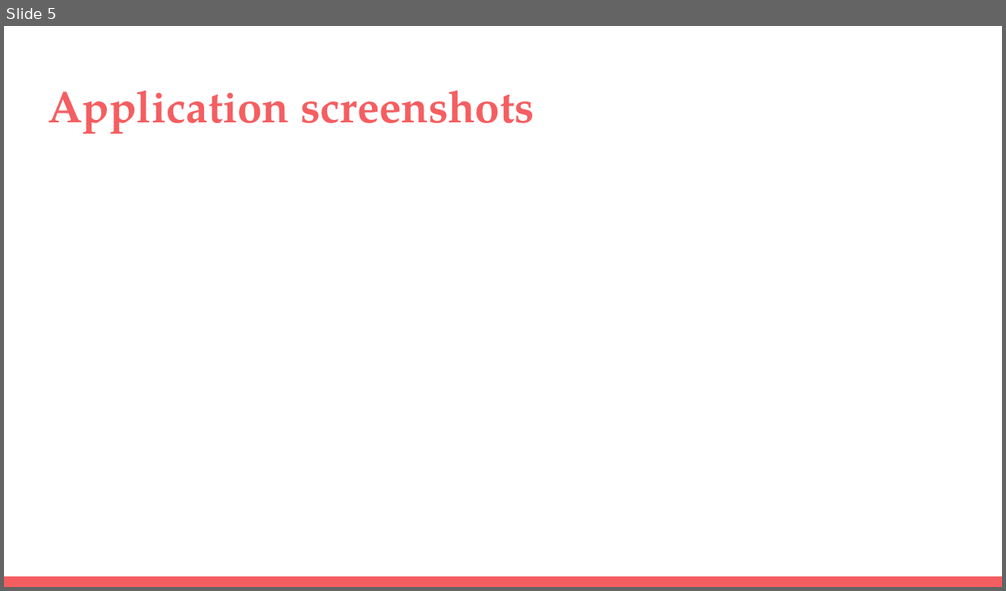
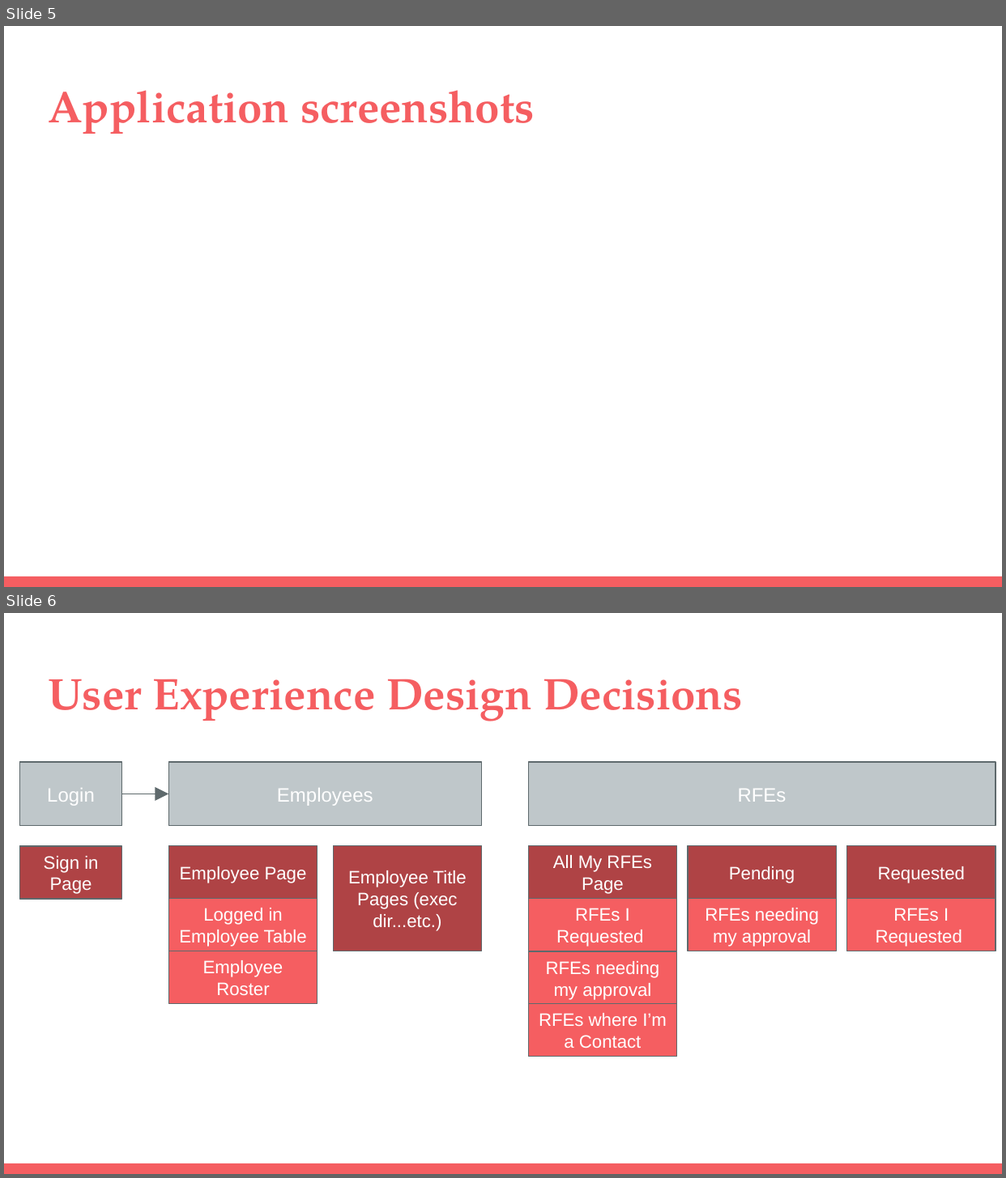
Before and after one commit to michelle-lawrence/ARL_RFE_Application, a slide deck: CS347 Final Project.pptx. Shown one above the other, each under a label of ours: slide 5 before the commit, slides 5 and 6 after it. The pictures are 1006x591 and 1006x1178 pixels, drawn with LibreOffice and Linux fonts; fonts in the diff are those of the drawing. Boxes give left, top, right and bottom in pixels: in the first picture for what was removed or moved away, otherwise in the second. Text is boxed around its words. In the diff, an @@ line names an element or a change of style, - is before the commit and + after.

```diff
--- a/CS347 Final Project.pptx
+++ b/CS347 Final Project.pptx
@@ slide 6 added at bbox=[4, 613, 1002, 1174], background #FFFFFF; not listed: 1 template element that a slide beside it also shows @@
@@ title added at bbox=[48, 679, 742, 722], 32 pt, text #F55E61, bold @@
+User Experience Design Decisions
@@ rectangle added at bbox=[20, 762, 121, 825], fill #BFC7CA, outline #5E696C 0.75 pt, 14 pt, text #FFFFFF @@
+Login
@@ rectangle added at bbox=[168, 762, 482, 825], fill #BFC7CA, outline #5E696C 0.75 pt, 14 pt, text #FFFFFF @@
+Employees
@@ rectangle added at bbox=[528, 762, 995, 825], fill #BFC7CA, outline #5E696C 0.75 pt, 14 pt, text #FFFFFF @@
+RFEs
@@ arrow added from (108, 794) to (168, 794), #5E696C 0.75 pt @@
@@ rectangle added at bbox=[20, 846, 121, 900], fill #AF4345, outline #5E696C 0.75 pt, 13 pt, text #FFFFFF @@
+Sign in Page
@@ rectangle added at bbox=[168, 845, 317, 898], fill #AF4345, outline #5E696C 0.75 pt, 13 pt, text #FFFFFF @@
+Employee Page
@@ rectangle added at bbox=[334, 845, 482, 952], fill #AF4345, outline #5E696C 0.75 pt, 13 pt, text #FFFFFF @@
+Employee Title Pages (exec dir...etc.)
@@ rectangle added at bbox=[528, 845, 676, 898], fill #AF4345, outline #5E696C 0.75 pt, 13 pt, text #FFFFFF @@
+All My RFEs Page
@@ rectangle added at bbox=[688, 845, 836, 898], fill #AF4345, outline #5E696C 0.75 pt, 13 pt, text #FFFFFF @@
+Pending
@@ rectangle added at bbox=[847, 845, 996, 898], fill #AF4345, outline #5E696C 0.75 pt, 13 pt, text #FFFFFF @@
+Requested
@@ rectangle added at bbox=[168, 898, 317, 952], fill #F55E61, outline #5E696C 0.75 pt, 13 pt, text #FFFFFF @@
+Logged in Employee Table
@@ rectangle added at bbox=[528, 898, 676, 952], fill #F55E61, outline #5E696C 0.75 pt, 13 pt, text #FFFFFF @@
+RFEs I Requested
@@ rectangle added at bbox=[688, 898, 836, 952], fill #F55E61, outline #5E696C 0.75 pt, 13 pt, text #FFFFFF @@
+RFEs needing my approval
@@ rectangle added at bbox=[847, 898, 996, 952], fill #F55E61, outline #5E696C 0.75 pt, 13 pt, text #FFFFFF @@
+RFEs I Requested
@@ rectangle added at bbox=[168, 952, 317, 1004], fill #F55E61, outline #5E696C 0.75 pt, 13 pt, text #FFFFFF @@
+Employee Roster
@@ rectangle added at bbox=[528, 952, 676, 1005], fill #F55E61, outline #5E696C 0.75 pt, 13 pt, text #FFFFFF @@
+RFEs needing my approval
@@ rectangle added at bbox=[528, 1004, 676, 1057], fill #F55E61, outline #5E696C 0.75 pt, 13 pt, text #FFFFFF @@
+RFEs where I’m a Contact
```
Also in this commit, not shown: 4 slides changed, 4 other slides added.
